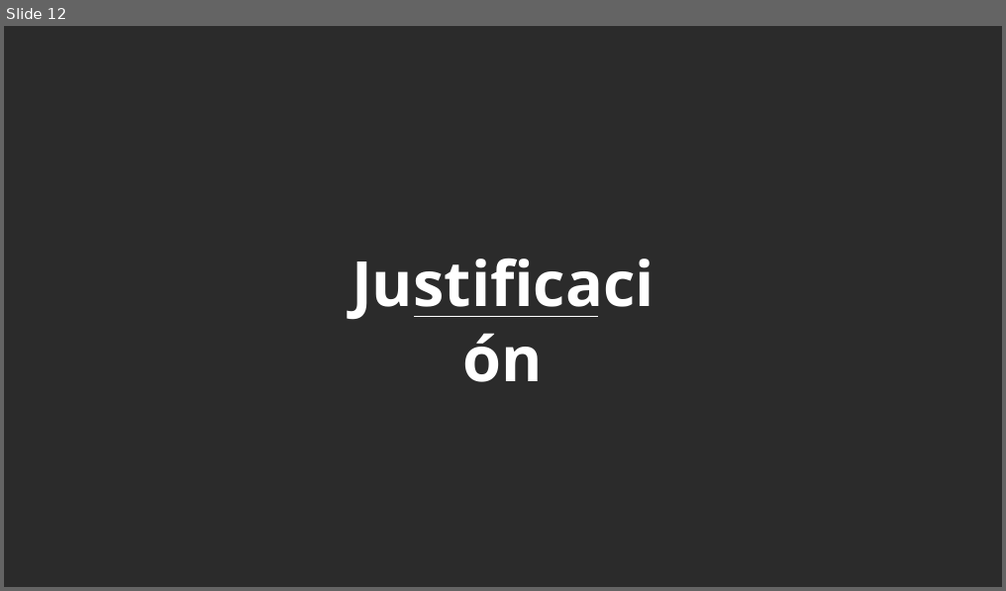
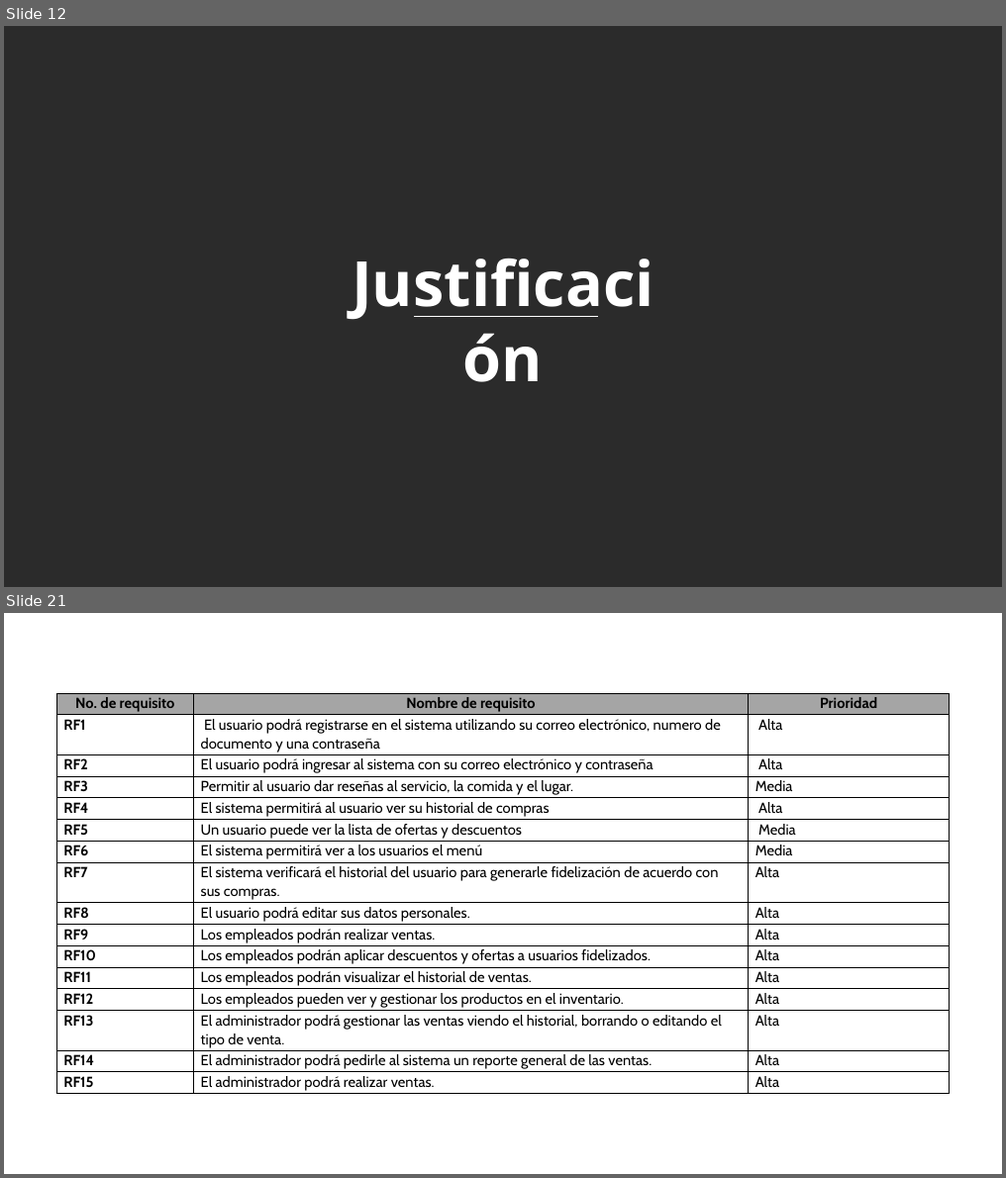
Before and after one commit to cmsrwood/mrhomero, a slide deck: entregables/Entregable #1.pptx. Shown one above the other, each under a label of ours: slide 12 before the commit, slides 12 and 21 after it; the slides between them are not shown. The pictures are 1006x591 and 1006x1178 pixels, drawn with LibreOffice and Linux fonts; fonts in the diff are those of the drawing; background and template pictures are left out; a plain dark background stands for a picture behind light text. Boxes give left, top, right and bottom in pixels: in the first picture for what was removed or moved away, otherwise in the second. Text is boxed around its words. In the diff, an @@ line names an element or a change of style, - is before the commit and + after.

```diff
--- a/entregables/Entregable #1.pptx
+++ b/entregables/Entregable #1.pptx
@@ slide 21 added at [4, 613, 1002, 1174], background #FFFFFF @@
@@ table added at [56, 693, 949, 1095], 16 rows, 3 columns @@
+No. de requisito | Nombre de requisito | Prioridad
+RF1 | El usuario podrá registrarse en el sistema utilizando su correo electrónico, numero de documento y una contraseña | Alta
+RF2 | El usuario podrá ingresar al sistema con su correo electrónico y contraseña | Alta
+RF3 | Permitir al usuario dar reseñas al servicio, la comida y el lugar. | Media
+RF4 | El sistema permitirá al usuario ver su historial de compras | Alta
+RF5 | Un usuario puede ver la lista de ofertas y descuentos | Media
+RF6 | El sistema permitirá ver a los usuarios el menú | Media
+RF7 | El sistema verificará el historial del usuario para generarle fidelización de acuerdo con sus compras. | Alta
+RF8 | El usuario podrá editar sus datos personales. | Alta
+RF9 | Los empleados podrán realizar ventas. | Alta
+RF10 | Los empleados podrán aplicar descuentos y ofertas a usuarios fidelizados. | Alta
+RF11 | Los empleados podrán visualizar el historial de ventas. | Alta
+RF12 | Los empleados pueden ver y gestionar los productos en el inventario. | Alta
+RF13 | El administrador podrá gestionar las ventas viendo el historial, borrando o editando el tipo de venta. | Alta
+RF14 | El administrador podrá pedirle al sistema un reporte general de las ventas. | Alta
+RF15 | El administrador podrá realizar ventas. | Alta
```
Also in this commit, not shown: 7 slides changed, 21 other slides added, 1 other file.
